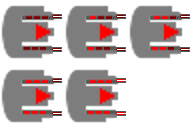
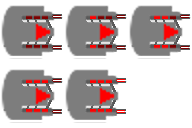
Layer changes from the first 192×128 image to the second:
painted on "turretCharged.png" over [67, 80, 126, 122]
painted on "turretCharge3.png" over [3, 80, 62, 122]
painted on "turretCharge2.png" over [131, 16, 190, 58]
painted on "turretCharge1.png" over [67, 16, 126, 58]
painted on "turretUncharged.png" over [3, 16, 62, 58]
